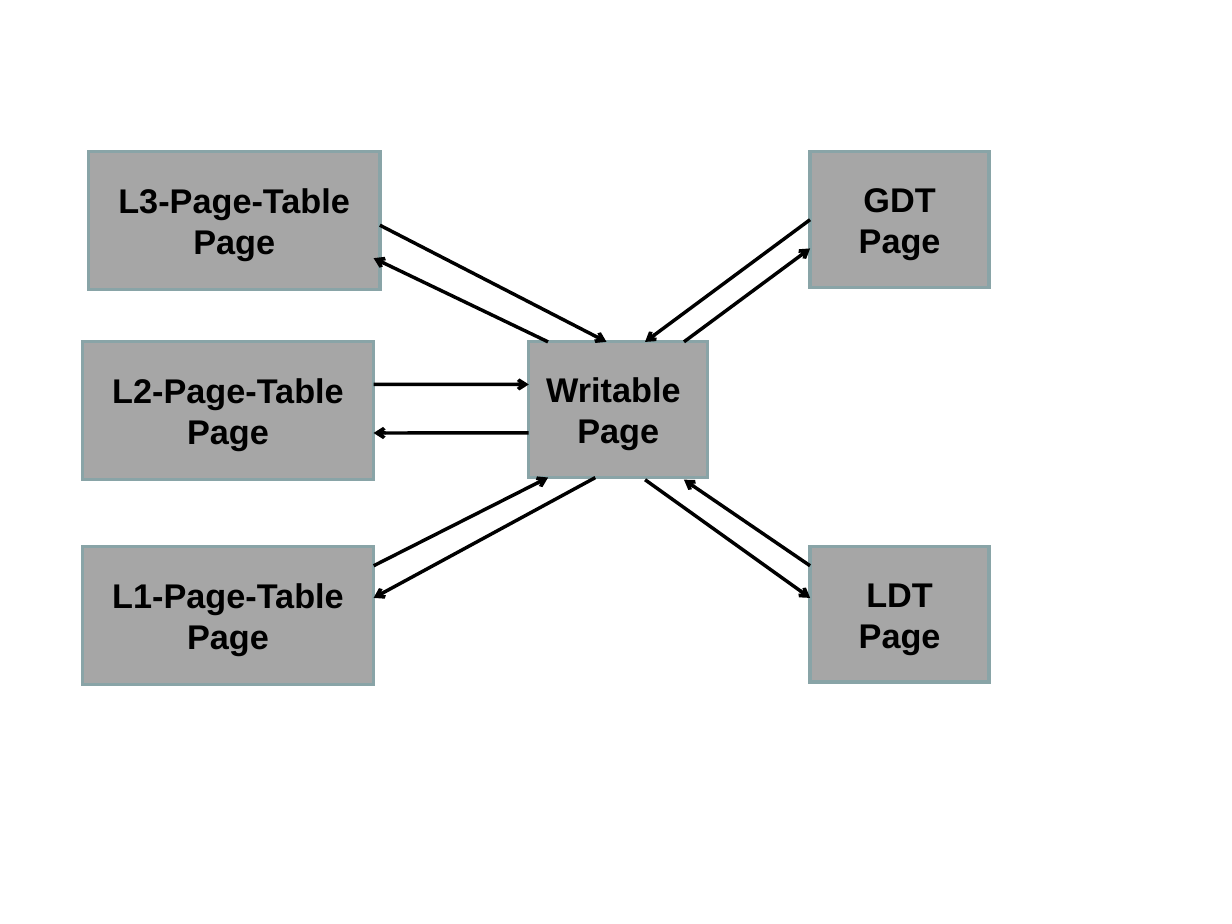
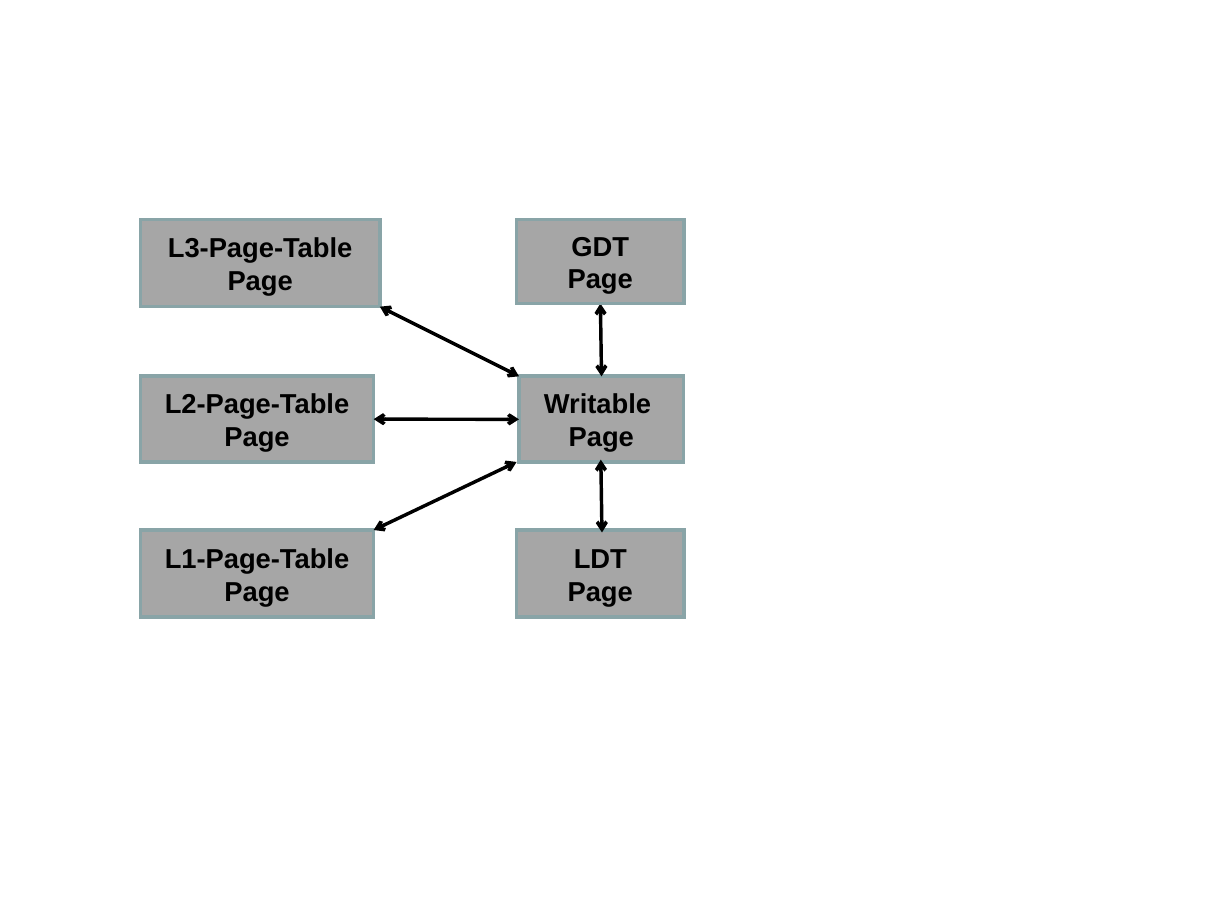
Before and after one commit to strongerwill/FastIO, a slide deck: slide 1 of doc/paper/paper_latex/fastio_v5/image/background/page-type-update.ppt. Drawn at 1232x924 pixels with LibreOffice and Linux fonts; fonts in the diff are those of the drawing. Boxes give left, top, right and bottom in pixels: in the first picture for what was removed or moved away, otherwise in the second. Text is boxed around its words. In the diff, an @@ line names an element or a change of style, - is before the commit and + after.

```diff
--- a/doc/paper/paper_latex/fastio_v5/image/background/page-type-update.ppt
+++ b/doc/paper/paper_latex/fastio_v5/image/background/page-type-update.ppt
@@ rectangle "L3-Page-Table": place and size @@
-rectangle "L3-Page-Table" at (89,152,379,290)
+rectangle "L3-Page-Table" at (140,219,379,307)
@@ arrow removed from (379, 225) to (606, 342) @@
@@ rectangle "GDT": place and size @@
-rectangle "GDT" at (809,152,988,287)
+rectangle "GDT" at (516,219,684,303)
@@ arrow removed from (811, 219) to (646, 342) @@
@@ arrow removed from (684, 341) to (811, 249) @@
@@ arrow moved from (548, 341) - (373, 259) to (379, 307) - (519, 376) @@
@@ arrow (379, 307) - (519, 376): arrow to double arrow @@
@@ double arrow added from (600, 303) to (601, 376), #000000 2.01 pt @@
@@ rectangle "L2-Page-Table": place and size @@
-rectangle "L2-Page-Table" at (83,341,373,479)
+rectangle "L2-Page-Table" at (140,376,373,462)
@@ arrow removed from (373, 384) to (529, 384) @@
@@ rectangle "Writable": place and size @@
-rectangle "Writable" at (529,341,707,477)
+rectangle "Writable" at (519,376,684,462)
@@ arrow moved from (529, 432) - (373, 432) to (373, 419) - (519, 419) @@
@@ arrow (373, 419) - (519, 419): arrow to double arrow @@
@@ arrow moved from (373, 565) - (548, 478) to (373, 530) - (516, 462) @@
@@ arrow (373, 530) - (516, 462): arrow to double arrow @@
@@ arrow removed from (595, 478) to (373, 598) @@
@@ arrow moved from (811, 565) - (684, 479) to (601, 460) - (602, 532) @@
@@ arrow (601, 460) - (602, 532): arrow to double arrow @@
@@ arrow removed from (646, 479) to (811, 598) @@
@@ rectangle "L1-Page-Table": place and size @@
-rectangle "L1-Page-Table" at (83,547,373,685)
+rectangle "L1-Page-Table" at (140,530,373,617)
@@ size 20 to 16 pt in 6 elements at (519,376,684,462), (140,376,373,462), (140,219,379,307), (140,530,373,617), (516,219,684,303), (516,530,684,617) @@
@@ rectangle "LDT": place and size @@
-rectangle "LDT" at (809,547,988,683)
+rectangle "LDT" at (516,530,684,617)
```
Also in this commit, not shown: 12 other files.
